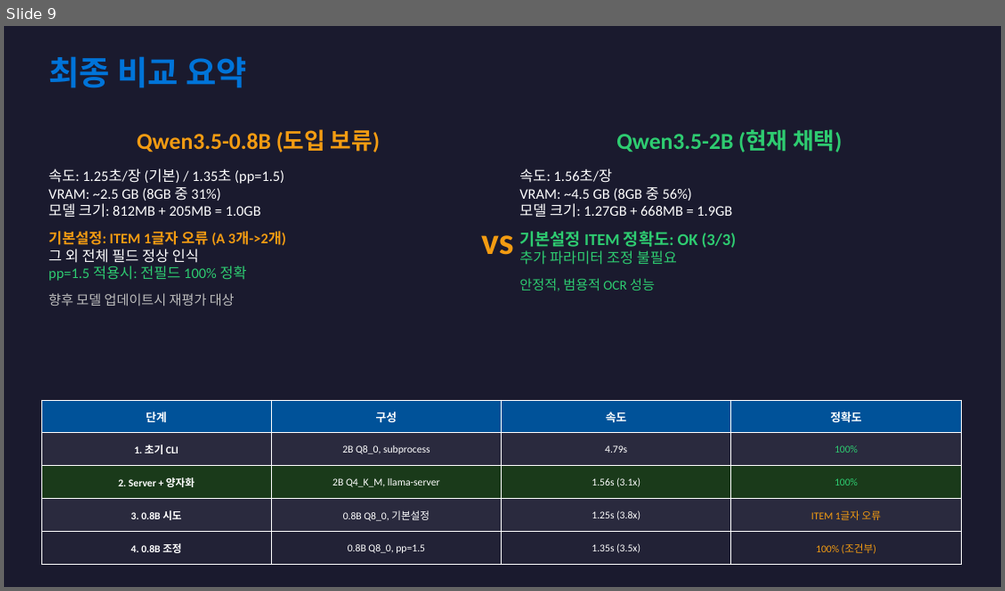
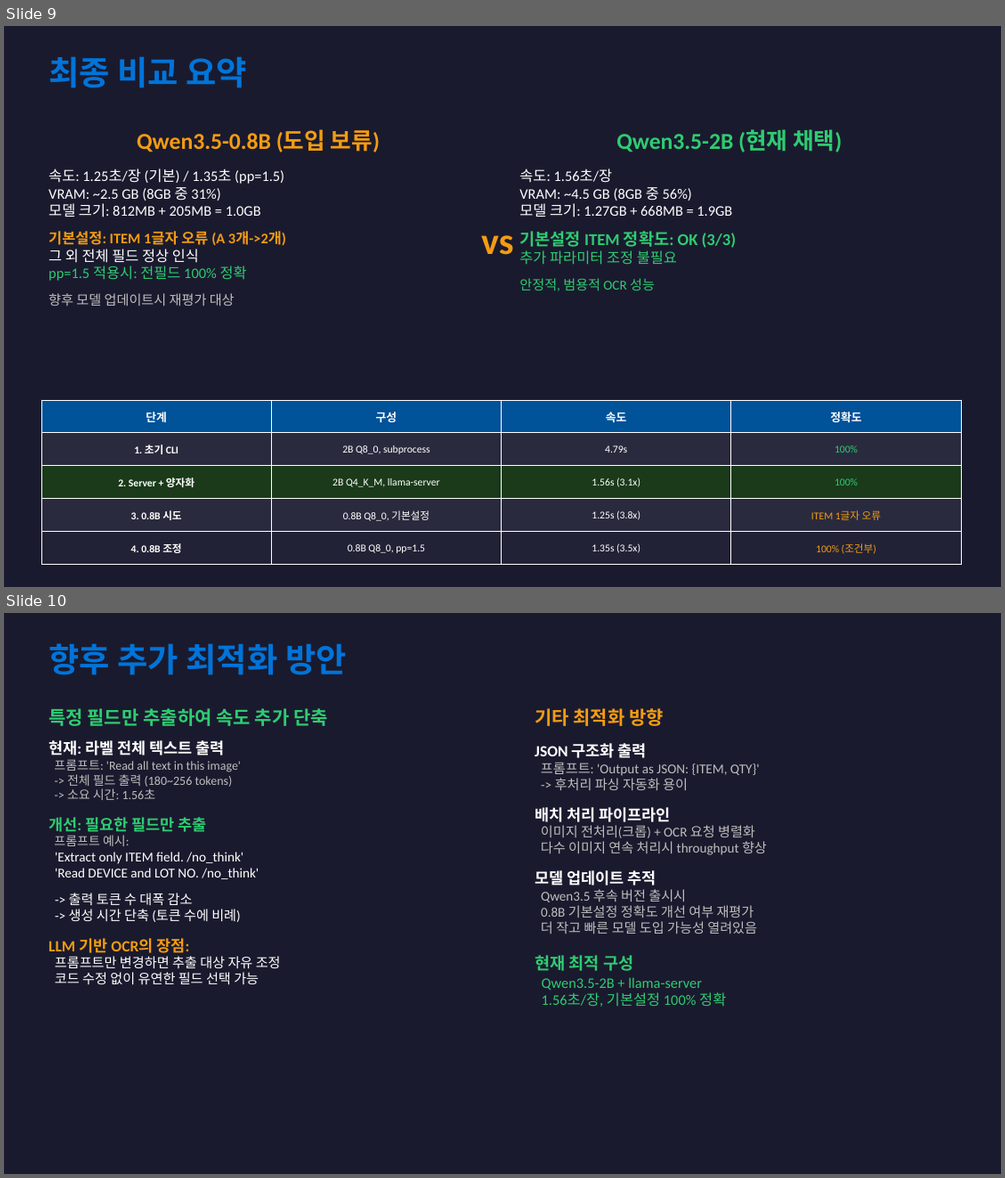
Before and after one commit to hitshy807/QWEN, a slide deck: qwendata/Qwen_0.8B_OCR_Report.pptx. Shown one above the other, each under a label of ours: slide 9 before the commit, slides 9 and 10 after it. The pictures are 1005x591 and 1005x1178 pixels, drawn with LibreOffice and Linux fonts; fonts in the diff are those of the drawing. Boxes give left, top, right and bottom in pixels: in the first picture for what was removed or moved away, otherwise in the second. Text is boxed around its words. In the diff, an @@ line names an element or a change of style, - is before the commit and + after.

```diff
--- a/qwendata/Qwen_0.8B_OCR_Report.pptx
+++ b/qwendata/Qwen_0.8B_OCR_Report.pptx
@@ slide 10 added at (4,613,1001,1174), background #1A1A2E @@
@@ text added at (48,643,347,675), 32 pt, text #0074D9, bold @@
+향후 추가 최적화 방안
@@ text added at (48,708,328,985), 13 pt, text #FFFFFF @@
+특정 필드만 추출하여 속도 추가 단축
+현재: 라벨 전체 텍스트 출력
+프롬프트: 'Read all text in this image'
+-> 전체 필드 출력 (180~256 tokens)
+-> 소요 시간: 1.56초
+개선: 필요한 필드만 추출
+프롬프트 예시:
+'Extract only ITEM field. /no_think'
+'Read DEVICE and LOT NO. /no_think'
+-> 출력 토큰 수 대폭 감소
+-> 생성 시간 단축 (토큰 수에 비례)
+LLM 기반 OCR의 장점:
+프롬프트만 변경하면 추출 대상 자유 조정
+코드 수정 없이 유연한 필드 선택 가능
@@ text added at (534,708,767,1006), 13 pt, text #BDBDBD @@
+기타 최적화 방향
+JSON 구조화 출력
+프롬프트: 'Output as JSON: {ITEM, QTY}'
+-> 후처리 파싱 자동화 용이
+배치 처리 파이프라인
+이미지 전처리(크롭) + OCR 요청 병렬화
+다수 이미지 연속 처리시 throughput 향상
+모델 업데이트 추적
+Qwen3.5 후속 버전 출시시
+0.8B 기본설정 정확도 개선 여부 재평가
+더 작고 빠른 모델 도입 가능성 열려있음
+현재 최적 구성
+Qwen3.5-2B + llama-server
+1.56초/장, 기본설정 100% 정확
```
